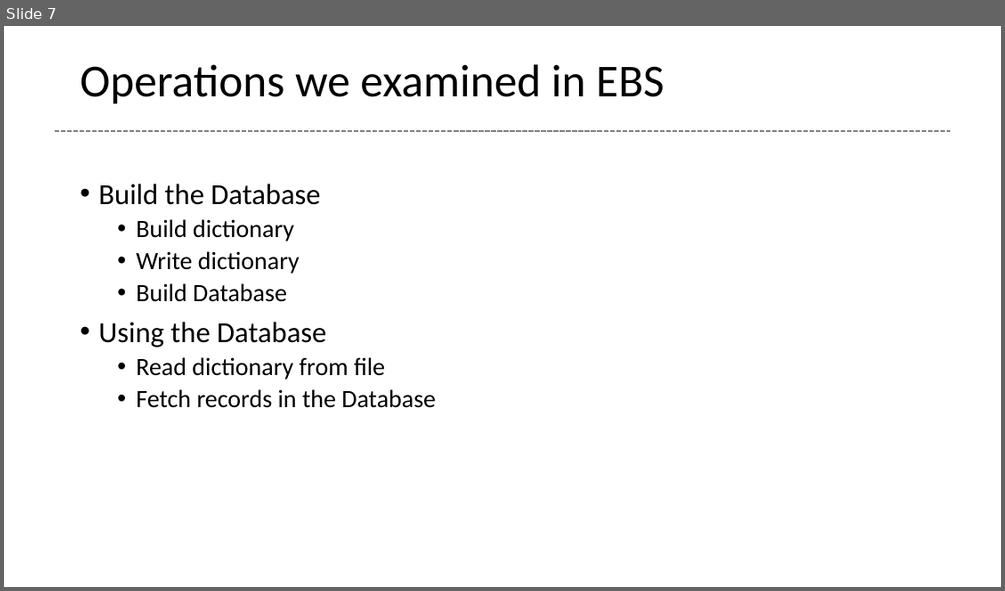
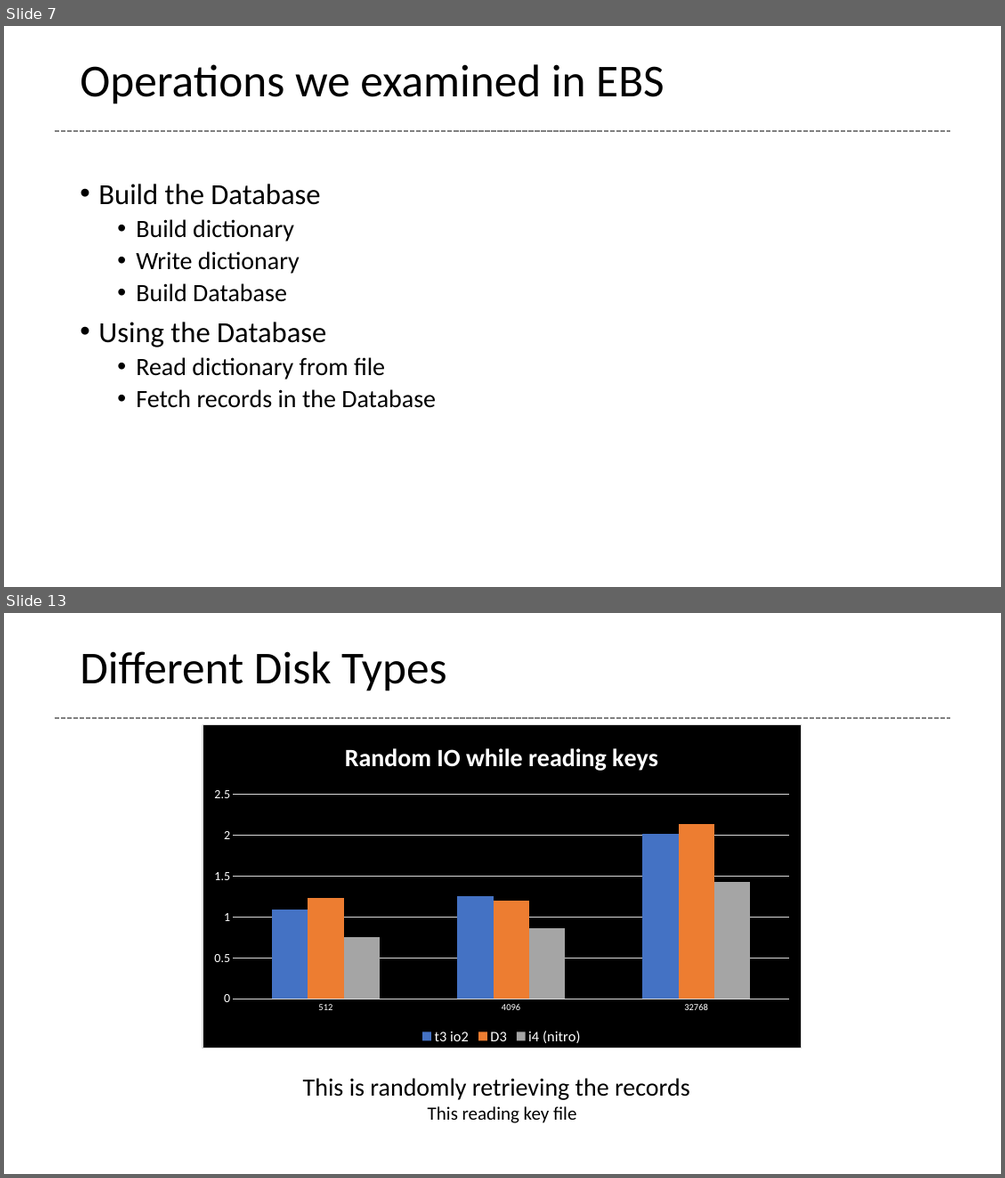
Before and after one commit to glenntu15/BuildVoterDatabase, a slide deck: Proj_presentation.pptx. Shown one above the other, each under a label of ours: slide 7 before the commit, slides 7 and 13 after it; the slides between them are not shown. The pictures are 1005x591 and 1005x1178 pixels, drawn with LibreOffice and Linux fonts; fonts in the diff are those of the drawing. Boxes give left, top, right and bottom in pixels: in the first picture for what was removed or moved away, otherwise in the second. Text is boxed around its words. In the diff, an @@ line names an element or a change of style, - is before the commit and + after.

```diff
--- a/Proj_presentation.pptx
+++ b/Proj_presentation.pptx
@@ slide 13 added at [4,613,1001,1174], background #FFFFFF @@
@@ title added at [80,651,446,691], 44 pt, text #000000 @@
+Different Disk Types
@@ line added from (54, 718) to (950, 718), #808080 1.5 pt dashed @@
@@ column chart added at [202,724,801,1048] @@
+title "Random IO while reading keys "
+categories: 512, 4096, 32768
+t3 io2: 1.09, 1.26, 2.02
+D3: 1.24, 1.2, 2.14
+i4 (nitro): 0.76, 0.86, 1.43
@@ text added at [303,1078,690,1123], 24 pt, text #000000 @@
+This is randomly retrieving the records
+This reading key file
```
Also in this commit, not shown: 7 slides changed, 1 other slide added.
